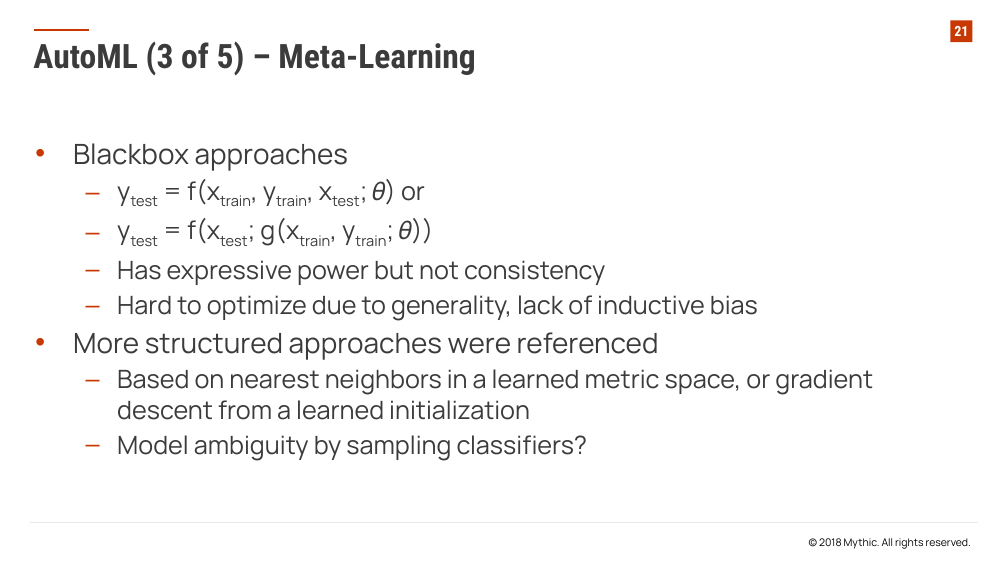
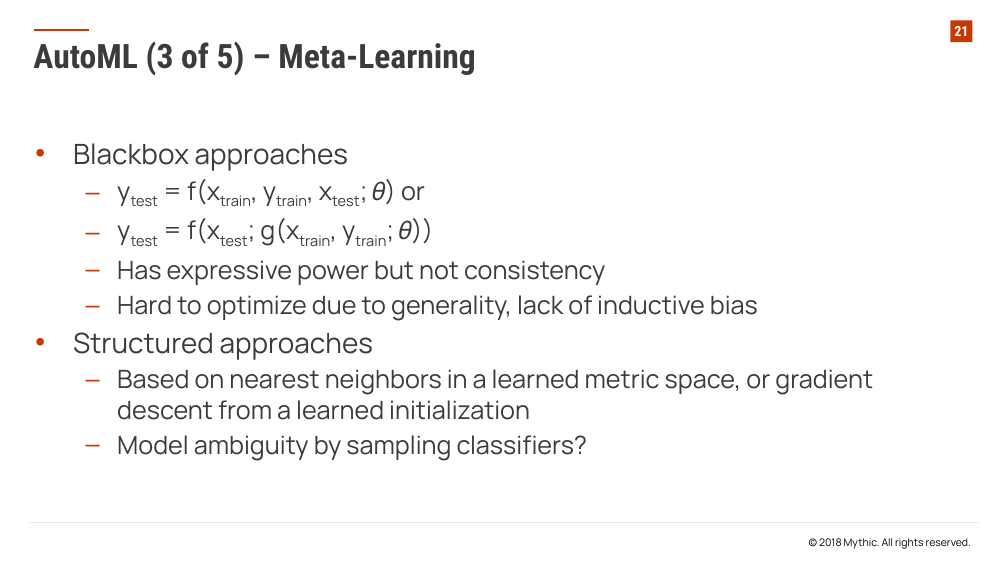
Before and after one commit to EbTech/ICML-2018, a slide deck: slide 21 of ICML 2018 Presentation.pptx. Drawn at 1008x567 pixels with LibreOffice and Linux fonts; fonts in the diff are those of the drawing; background and template pictures are left out. Boxes give left, top, right and bottom in pixels: in the first picture for what was removed or moved away, otherwise in the second. Text is boxed around its words. In the diff, an @@ line names an element or a change of style, - is before the commit and + after.

```diff
--- a/ICML 2018 Presentation.pptx
+++ b/ICML 2018 Presentation.pptx
@@ text at (x1=73, y1=332, x2=373, y2=360): text changed @@
-• More structured approaches were referenced
+• Structured approaches
```
Also in this commit, not shown: 6 other slides changed.
